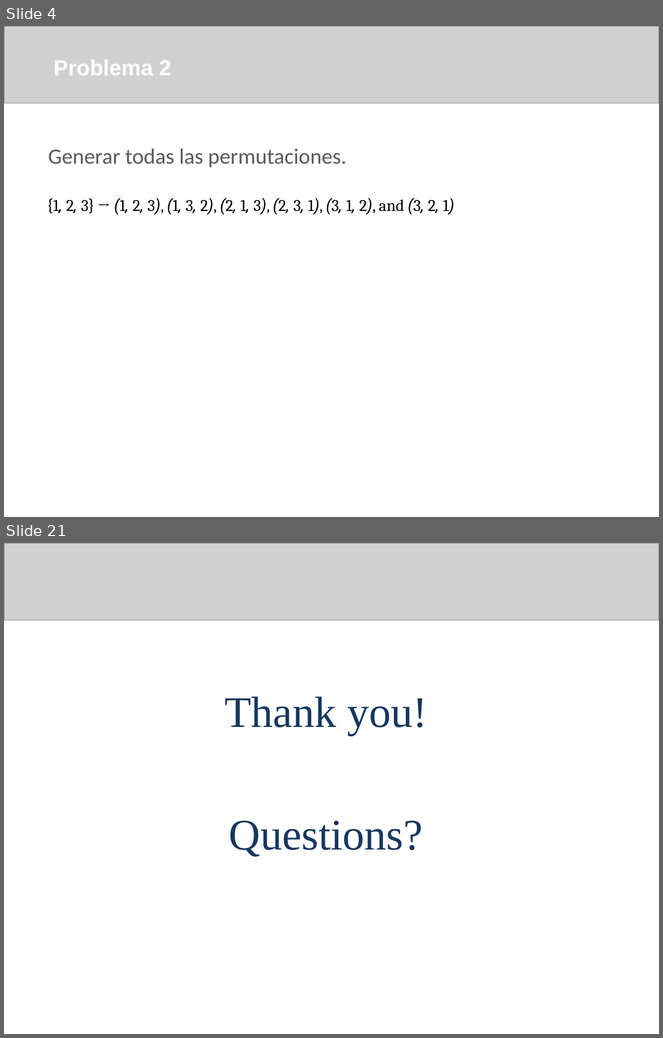
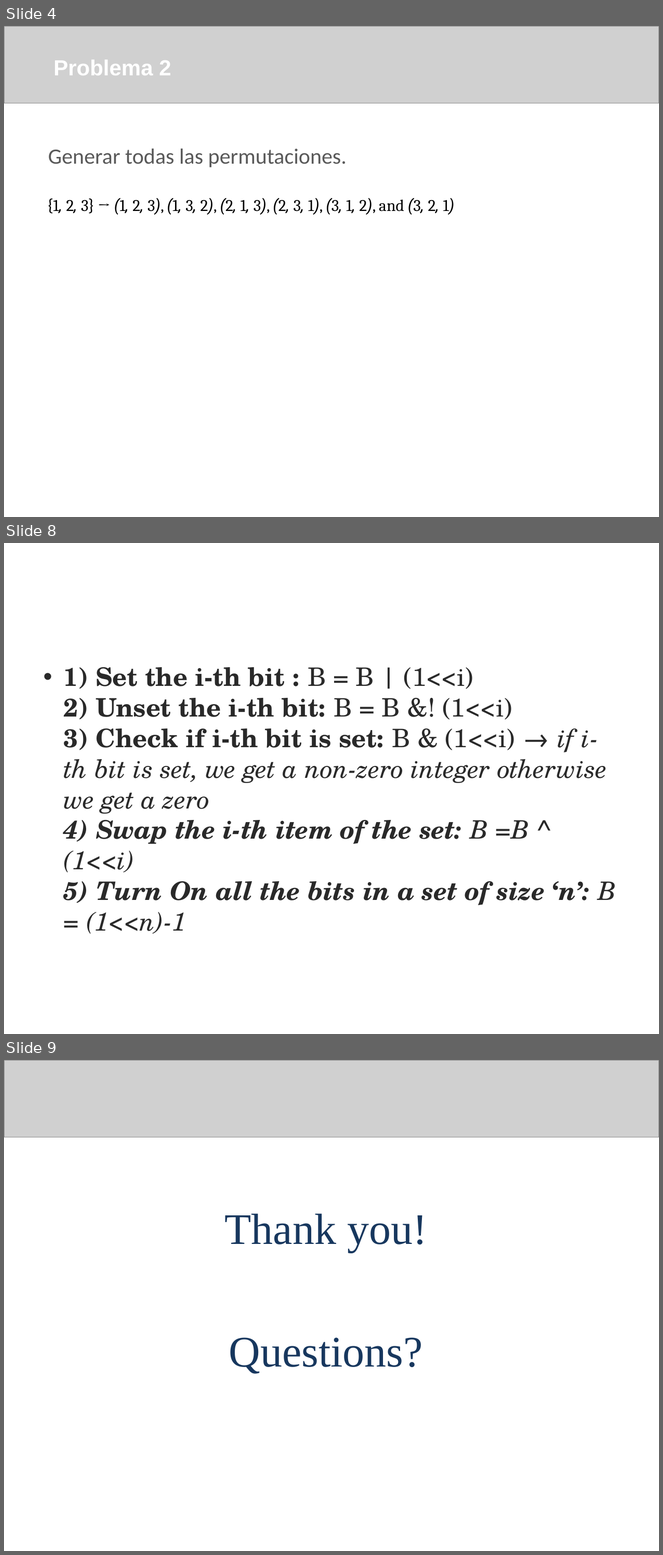
Before and after one commit to arleserp/competitiveProgramming, a slide deck: bitmasks subsets and permutations/Bitmasks.pptx. Shown one above the other, each under a label of ours: slides 4 and 21 before the commit, slides 4, 8 and 9 after it; the slides between them are not shown. The pictures are 663x1038 and 663x1555 pixels, drawn with LibreOffice and Linux fonts; fonts in the diff are those of the drawing; grey boxes stand for pictures; background and template pictures are left out. Boxes give left, top, right and bottom in pixels: in the first picture for what was removed or moved away, otherwise in the second. Text is boxed around its words. In the diff, an @@ line names an element or a change of style, - is before the commit and + after.

```diff
--- a/bitmasks subsets and permutations/Bitmasks.pptx
+++ b/bitmasks subsets and permutations/Bitmasks.pptx
@@ slide 8 added at box(4, 543, 659, 1034), background #FFFFFF @@
@@ title added at box(37, 563, 626, 614), 24 pt, text #FFFFFF, bold @@
+Operations
@@ text added at box(64, 667, 616, 934), 28 pt, text #292929, bold, italic @@
+• 1) Set the i-th bit : B = B | (1<<i)
+  2) Unset the i-th bit: B = B &! (1<<i)
+  3) Check if i-th bit is set: B & (1<<i) → if i-th bit is set, we get a non-zero integer otherwise we get a zero
+  4) Swap the i-th item of the set: B =B ^ (1<<i)
+  5) Turn On all the bits in a set of size ‘n’: B = (1<<n)-1
@@ what was slide 21 is now slide 9 @@
```
Also in this commit, not shown: 1 slide changed, 3 other slides added, 16 slides removed, 9 other files.
